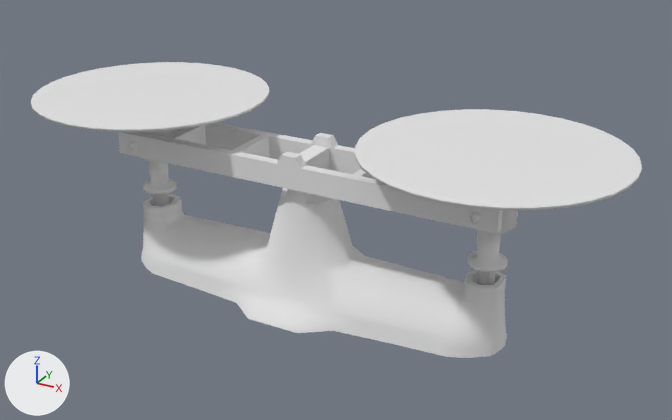
Renders of the Blender file assets/Models/scales.blend from each side of a commit.
The view is the same before and after, from a camera (50 mm lens) standing at (0.453, -0.766, 0.489) and looking at (0.025, 0.014, 0.099). The lights are fixed; the arrows at lower left show +X, +Y and +Z.

Names of what the first picture shows: 'Scales arm', 'Scales base', 'Scales plate 1', 'Scales plate 2'.
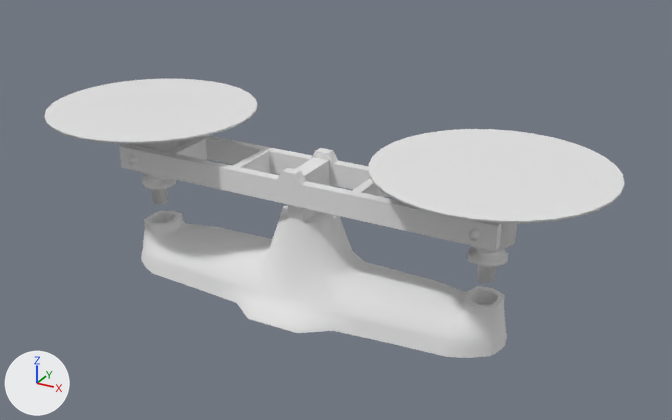
Boxes (x1, y1, x2, y2) around the edits, measured in the pictures (672 x 420 px; the box of a moved part takes in the faces that stretch with it):
'Scales base', reshaped
    before: (141, 145, 507, 358)
    after: (141, 157, 507, 358)
'Scales plate 1', reshaped (11% narrower, 12% shorter)
    before: (355, 109, 642, 285)
    after: (368, 129, 624, 283)
'Scales arm', mesh moved
    before: (118, 123, 503, 234)
    after: (119, 135, 520, 251)
'Scales plate 2', reshaped, moved (10% narrower, 12% shorter)
    before: (31, 62, 269, 206)
    after: (44, 79, 258, 205)
part 1 of me_cylinder_001, moved or reshaped
    before: (31, 62, 269, 130)
    after: (44, 79, 257, 142)
part 2 of me_cylinder_001, moved or reshaped
    before: (127, 141, 137, 151)
    after: (128, 156, 137, 165)
part 3 of me_cylinder_001, added
    after: (44, 104, 258, 205)
part 4 of me_cylinder_001, deleted
    before: (31, 92, 269, 206)
part 5 of me_cylinder, moved or reshaped
    before: (355, 109, 642, 208)
    after: (369, 129, 624, 221)
part 6 of me_cylinder, moved or reshaped
    before: (470, 212, 482, 224)
    after: (469, 229, 481, 241)
part 7 of me_cylinder, rebuilt
    before: (355, 156, 642, 285)
    after: (368, 165, 624, 283)
part 9 of me_cube, moved or reshaped
    before: (143, 188, 506, 288)
    after: (144, 205, 504, 308)
part 10 of me_cube, moved or reshaped
    before: (287, 145, 329, 204)
    after: (287, 157, 329, 223)
part 11 of me_cube, moved or reshaped
    before: (143, 196, 217, 264)
    after: (143, 213, 216, 264)
part 12 of me_cube, moved or reshaped
    before: (408, 272, 506, 341)
    after: (408, 281, 505, 341)
part 13 of me_cube, moved or reshaped
    before: (184, 196, 435, 325)
    after: (184, 215, 435, 325)

What changed in the scene script:
```text
Change me_cylinder_001:
    used by ob_scales_plate_2; location = (-0.393, 0.0, 0.0)
    remove me_cylinder_001.from_pydata(...)  # 451 vertices, 432 faces; spans x 0.069..0.324, y -0.127..0.127, z 0.051..0.198
    add me_cylinder_001.from_pydata(...)  # 451 vertices, 433 faces; spans x -0.312..-0.083, y -0.115..0.115, z 0.067..0.181
    me_cylinder_001 part 1: the loose piece of 33 vertices spanning x 0.069..0.324, y -0.127..0.127, z 0.198 is scaled about its middle by (0.901, 0.901, 1), then moved by (-0.394, 0.0, -0.017)
    me_cylinder_001 part 2: the loose piece of 34 vertices spanning x 0.192..0.202, y -0.044..0.044, z 0.143..0.153 is moved by (-0.394, 0.0, -0.017)
    me_cylinder_001 part 3: a new loose piece of 384 vertices spanning x -0.312..-0.083, y -0.115..0.115, z 0.067..0.181
    me_cylinder_001 part 4: the loose piece of 384 vertices spanning x 0.069..0.324, y -0.127..0.127, z 0.051..0.198 is deleted
Change me_cylinder:
    used by ob_scales_plate_1; location = (0.0, 0.0, 0.0)
    remove me_cylinder.from_pydata(...)  # 451 vertices, 432 faces; spans x 0.069..0.324, y -0.127..0.127, z 0.051..0.198
    add me_cylinder.from_pydata(...)  # 451 vertices, 433 faces; spans x 0.082..0.311, y -0.115..0.115, z 0.067..0.181
    me_cylinder part 5: the loose piece of 33 vertices spanning x 0.069..0.324, y -0.127..0.127, z 0.198 is scaled about its middle by (0.901, 0.901, 1), then moved by (0.0, 0.0, -0.017)
    me_cylinder part 6: the loose piece of 34 vertices spanning x 0.192..0.202, y -0.044..0.044, z 0.143..0.153 is moved by (0.0, 0.0, -0.017)
    me_cylinder part 7: the loose piece of 384 vertices spanning x 0.069..0.324, y -0.127..0.127, z 0.051..0.198 is rebuilt with 384 vertices and now spans x 0.082..0.311, y -0.115..0.115, z 0.067..0.181
Change me_cube_001:
    where me_cube_001.from_pydata(...)  # 104 vertices, 108 faces; spans x -0.217..0.217, y -0.038..0.038, z 0.136..0.171
    used by ob_scales_arm; location = (0.0, 0.0, 0.0)
    me_cube_001 part 8: the whole mesh is moved by (0.0, 0.0, -0.017)
Change me_cube:
    where me_cube.from_pydata(...)  # 438 vertices, 436 faces; spans x -0.22..0.22, y -0.077..0.076, z 0.0..0.161
    used by ob_scales_base; location = (0.0, 0.0, 0.0)
    me_cube part 9: all 46 vertices in x -0.214..0.214, y -0.029..0.029, z 0.069..0.118 are moved by (0.0, 0.0, -0.021)
    me_cube part 10: all 9 vertices in x -0.009..0.009, y -0.027..0.027, z 0.161 are moved by (0.0, 0.0, -0.014)
    me_cube part 11: all 28 vertices in x -0.214..-0.17, y -0.023..0.023, z 0.035..0.052 are moved by (0.0, 0.0, -0.011)
    me_cube part 12: all 28 vertices in x 0.17..0.214, y -0.023..0.023, z 0.035..0.052 are moved by (0.0, 0.0, -0.011)
    me_cube part 13: all 36 vertices in x -0.135..0.135, y -0.043..0.043, z 0.048..0.053 are moved by (0.0, 0.0, -0.007)
Change ob_scales_plate_2:
    ob_scales_plate_2.location: (-0.393, 0.0, 0.0) -> (0.0, 0.0, 0.0)
```
